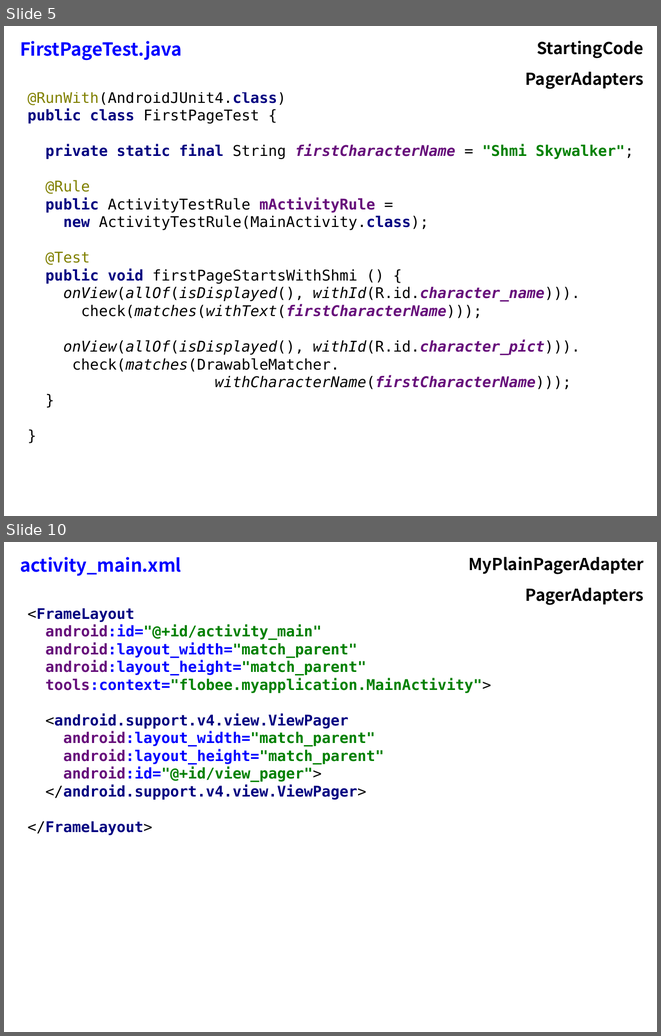
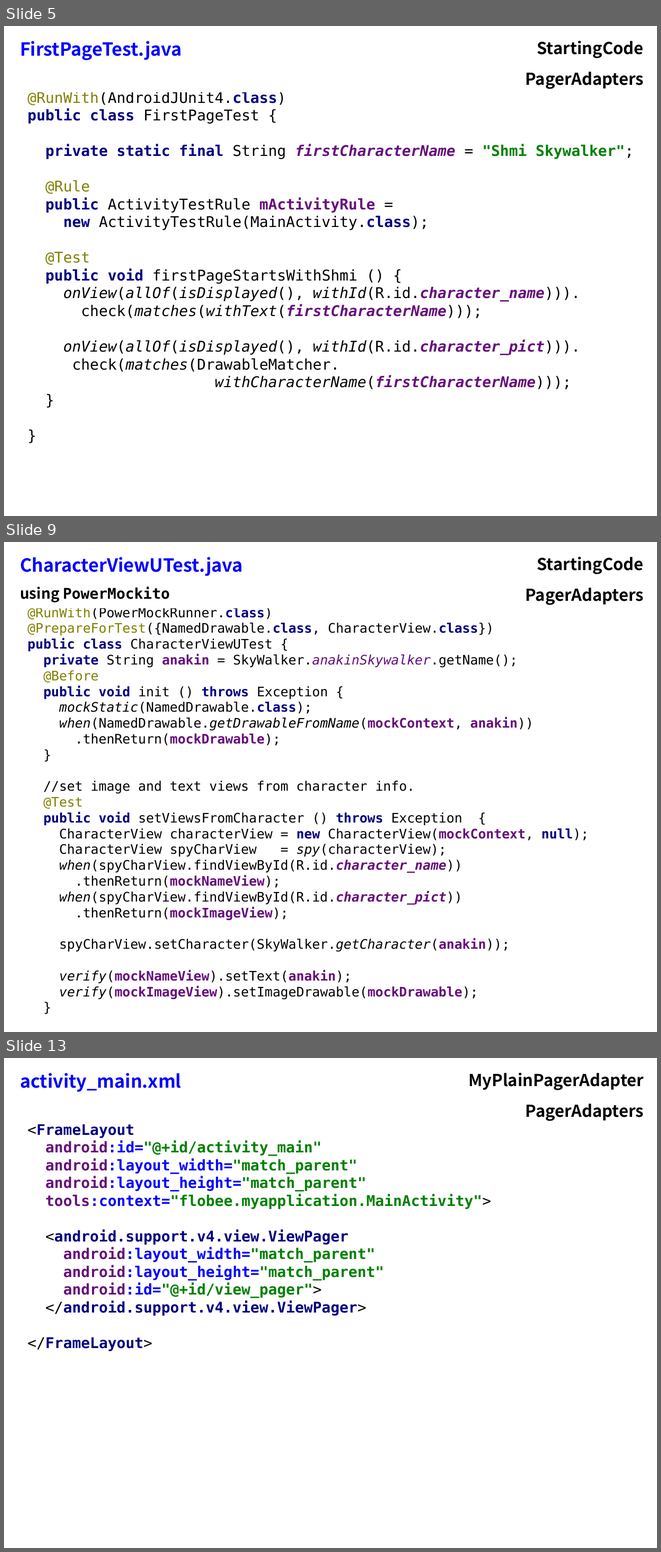
Before and after one commit to flocela/PagerAdaptersHandouts, a slide deck: PagerAdapterPresentation.odp. Shown one above the other, each under a label of ours: slides 5 and 10 before the commit, slides 5, 9 and 13 after it; the slides between them are not shown. The pictures are 661x1036 and 661x1552 pixels, drawn with LibreOffice and Linux fonts; fonts in the diff are those of the drawing. Boxes give left, top, right and bottom in pixels: in the first picture for what was removed or moved away, otherwise in the second. Text is boxed around its words. In the diff, an @@ line names an element or a change of style, - is before the commit and + after.

```diff
--- a/PagerAdapterPresentation.odp
+++ b/PagerAdapterPresentation.odp
@@ slide 9 added at (x1=4, y1=542, x2=657, y2=1032), background #FFFFFF @@
@@ table added at (x1=14, y1=548, x2=650, y2=607), 2 rows, 2 columns @@
+CharacterViewUTest.java | StartingCode
+using PowerMockito | PagerAdapters
@@ text added at (x1=27, y1=587, x2=252, y2=592), 18 pt, text #000000 @@
+Starting Position - CharacterUTest
@@ text added at (x1=27, y1=608, x2=589, y2=999), 16 pt, text #000000 @@
+@RunWith(PowerMockRunner.class)
+@PrepareForTest({NamedDrawable.class, CharacterView.class})
+public class CharacterViewUTest {
+private String anakin = SkyWalker.anakinSkywalker.getName();
+@Before
+public void init () throws Exception {
+mockStatic(NamedDrawable.class);
+when(NamedDrawable.getDrawableFromName(mockContext, anakin))
+.thenReturn(mockDrawable);
+}
+//set image and text views from character info.
+@Test
+public void setViewsFromCharacter () throws Exception {
+CharacterView characterView = new CharacterView(mockContext, null);
+CharacterView spyCharView = spy(characterView);
+when(spyCharView.findViewById(R.id.character_name))
+.thenReturn(mockNameView);
+when(spyCharView.findViewById(R.id.character_pict))
+.thenReturn(mockImageView);
+spyCharView.setCharacter(SkyWalker.getCharacter(anakin));
+verify(mockNameView).setText(anakin);
+verify(mockImageView).setImageDrawable(mockDrawable);
+}
@@ what was slide 10 is now slide 13 @@
```
Also in this commit, not shown: 8 slides changed, 6 other slides added, 2 slides removed, 1 other file.
